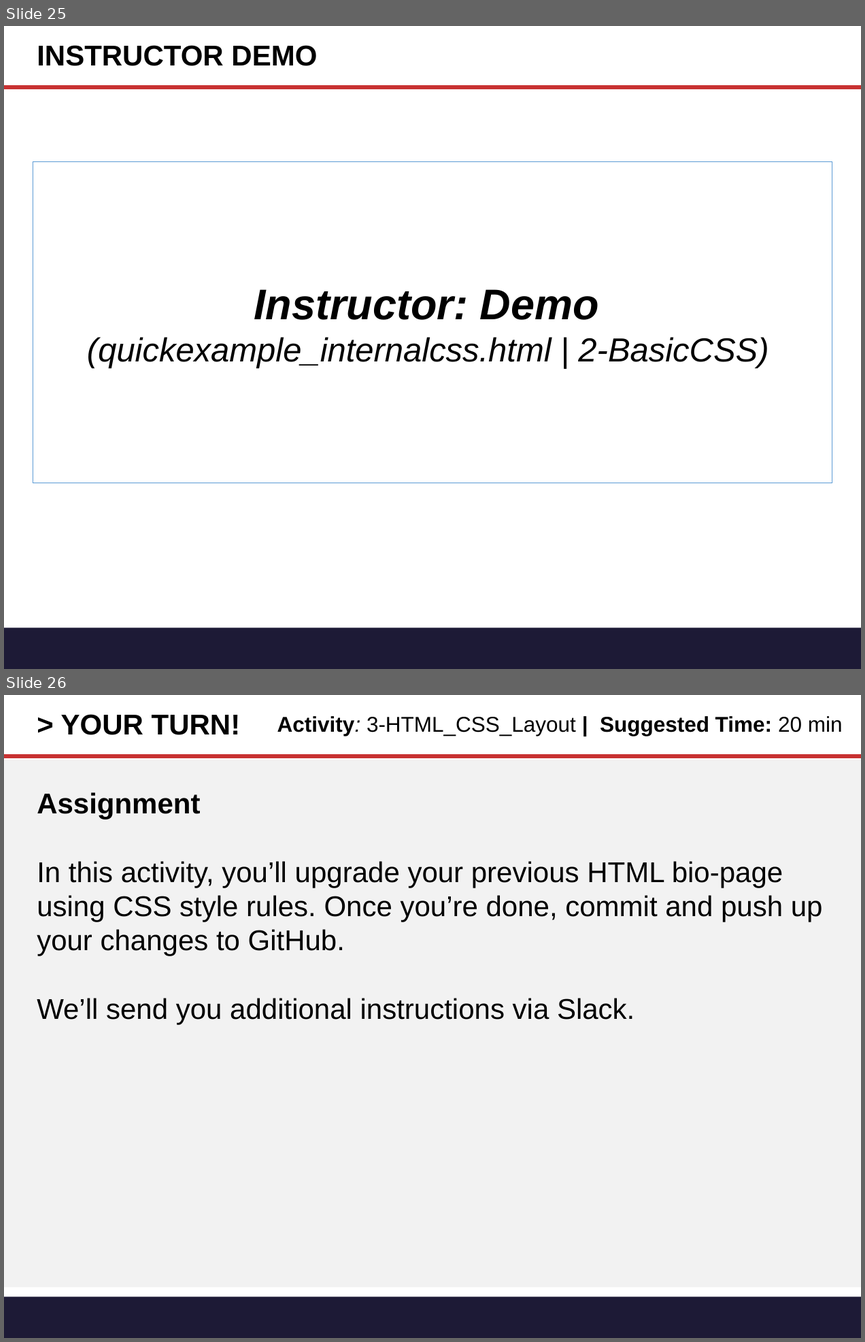
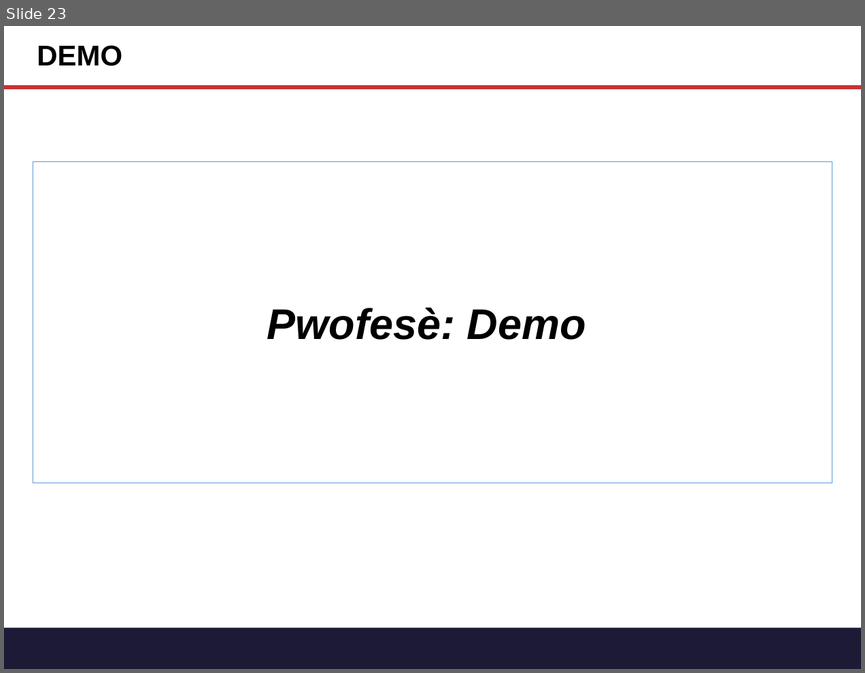
Before and after one commit to tichaiti/tichaiti-workshop, a slide deck: Prezantasyon/Gitn_Pro_HTML_CSS.pptx. Shown one above the other, each under a label of ours: slides 25 and 26 before the commit, slide 23 after it. The pictures are 865x1342 and 865x673 pixels, drawn with LibreOffice and Linux fonts; fonts in the diff are those of the drawing. Boxes give left, top, right and bottom in pixels: in the first picture for what was removed or moved away, otherwise in the second. Text is boxed around its words. In the diff, an @@ line names an element or a change of style, - is before the commit and + after.

```diff
--- a/Prezantasyon/Gitn_Pro_HTML_CSS.pptx
+++ b/Prezantasyon/Gitn_Pro_HTML_CSS.pptx
@@ slide 26 removed at <box>4,695,861,1338</box>, background #FFFFFF; not listed: 2 template elements that a slide beside it also shows @@
@@ title removed at <box>61,714,241,735</box> @@
-> YOUR TURN!
@@ text removed at <box>277,716,842,736</box> @@
-Activity: 3-HTML_CSS_Layout | Suggested Time: 20 min
@@ rectangle removed at <box>4,759,861,1286</box> @@
@@ text removed at <box>37,792,823,1025</box> @@
-Assignment
-In this activity, you’ll upgrade your previous HTML bio-page using CSS style rules. Once you’re done, commit and push up your changes to GitHub.
-We’ll send you additional instructions via Slack.
@@ what was slide 25 is now slide 23 @@
@@ slide 23 changed as well @@
@@ title at <box>37,45,122,66</box>: text changed @@
-INSTRUCTOR DEMO
+DEMO
@@ text in rectangle at <box>267,307,586,339</box>: text changed; size 28 to 36 pt; bold on @@
-Instructor: Demo
-(quickexample_internalcss.html | 2-BasicCSS)
+Pwofesè: Demo
```
Also in this commit, not shown: 7 other slides changed, 6 slides added, 9 other slides removed, 2 other files.
